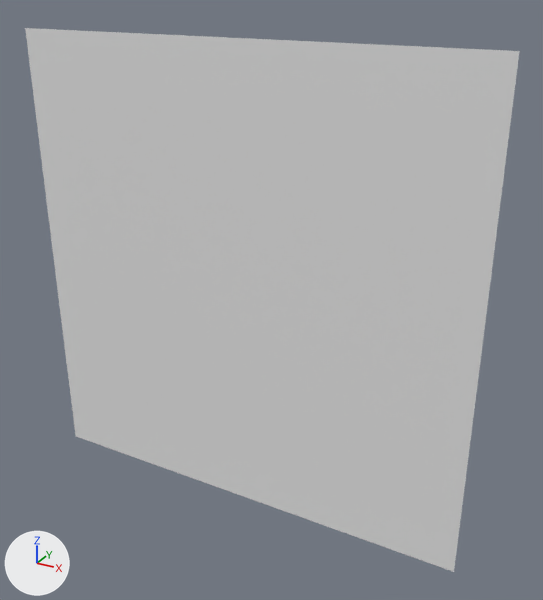
One commit to the OBJ model Assets/Tiled2Unity/Meshes/WorldMap.obj: the scene before it, then after it.
Before and after are seen from a camera (50 mm lens) standing at (3.9, -19.2, 1.8) and looking at (-7.0, 0.5, -8.1). The axes (+X, +Y, +Z) are drawn at lower left. The lights are the same throughout. Where no turn or scale is listed for an object, it has been applied to the vertices.

Names of what the first picture shows: 'WorldMap'.
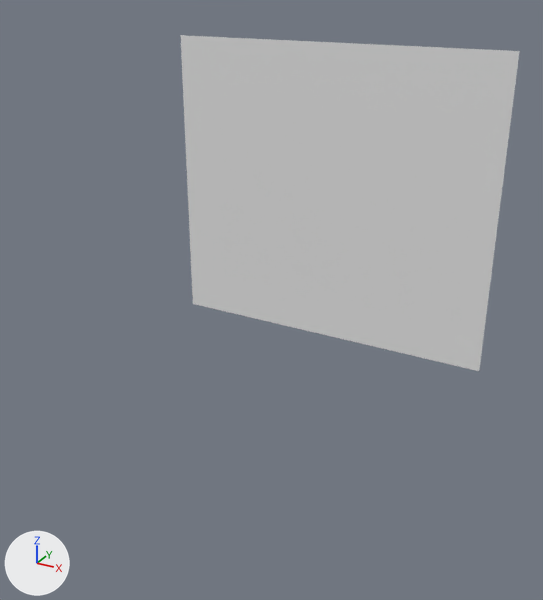
Boxes [x1, y1, x2, y2] around the edits, measured in the pictures (543 x 600 px):
'WorldMap', reshaped (31% narrower, 38% shorter): before [25, 28, 520, 572]; after [181, 35, 520, 371]
part 1 of me_worldmap, deleted: before [25, 28, 479, 572]

The change in detail:
me_worldmap is used by ob_worldmap; location (0.0, 0.0, 0.0).
me_worldmap had 10201 vertices, 10000 faces and spanned x -16.0..0.0, y 0.0, z -16.0..0.0.
me_worldmap now has 3410 vertices, 3294 faces and spans x -9.8..0.0, y 0.0, z -8.6..0.0.
me_worldmap part 1: 6791 vertices removed from x -16.0..0.0, y 0.0, z -16.0..0.0.
